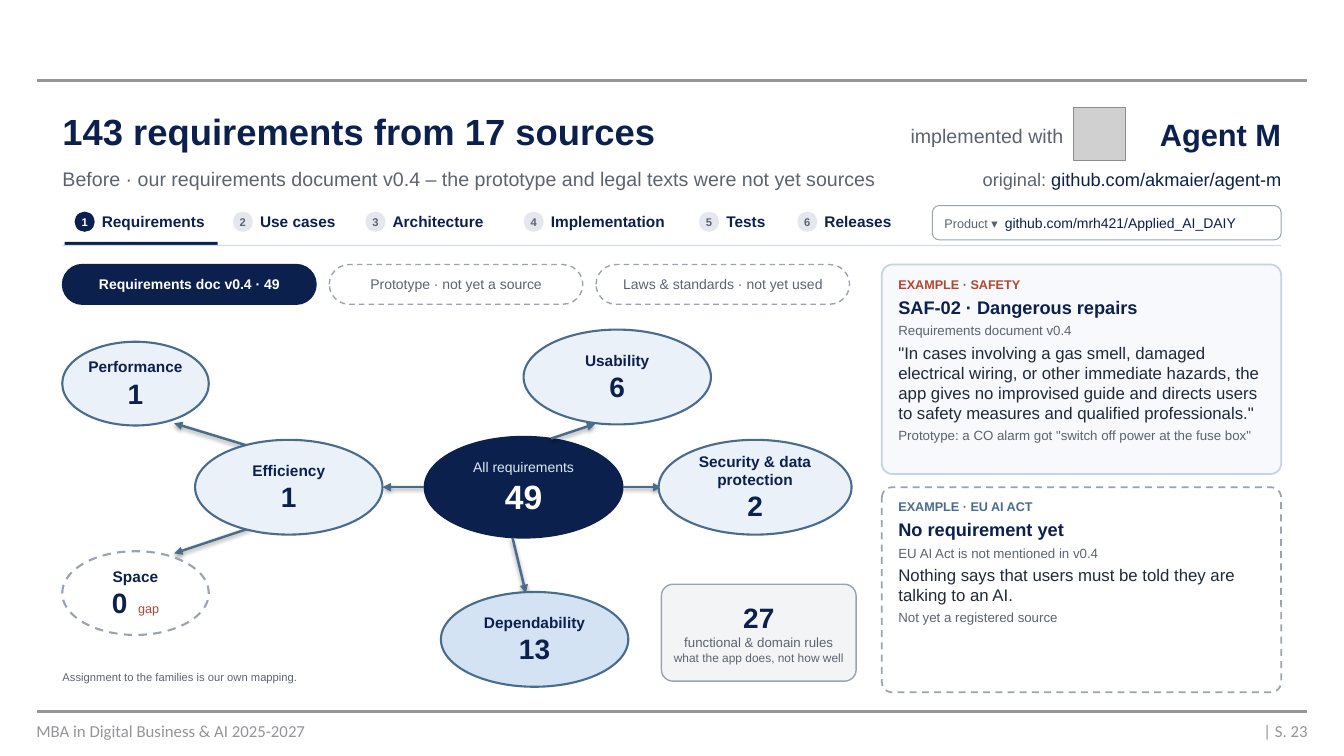
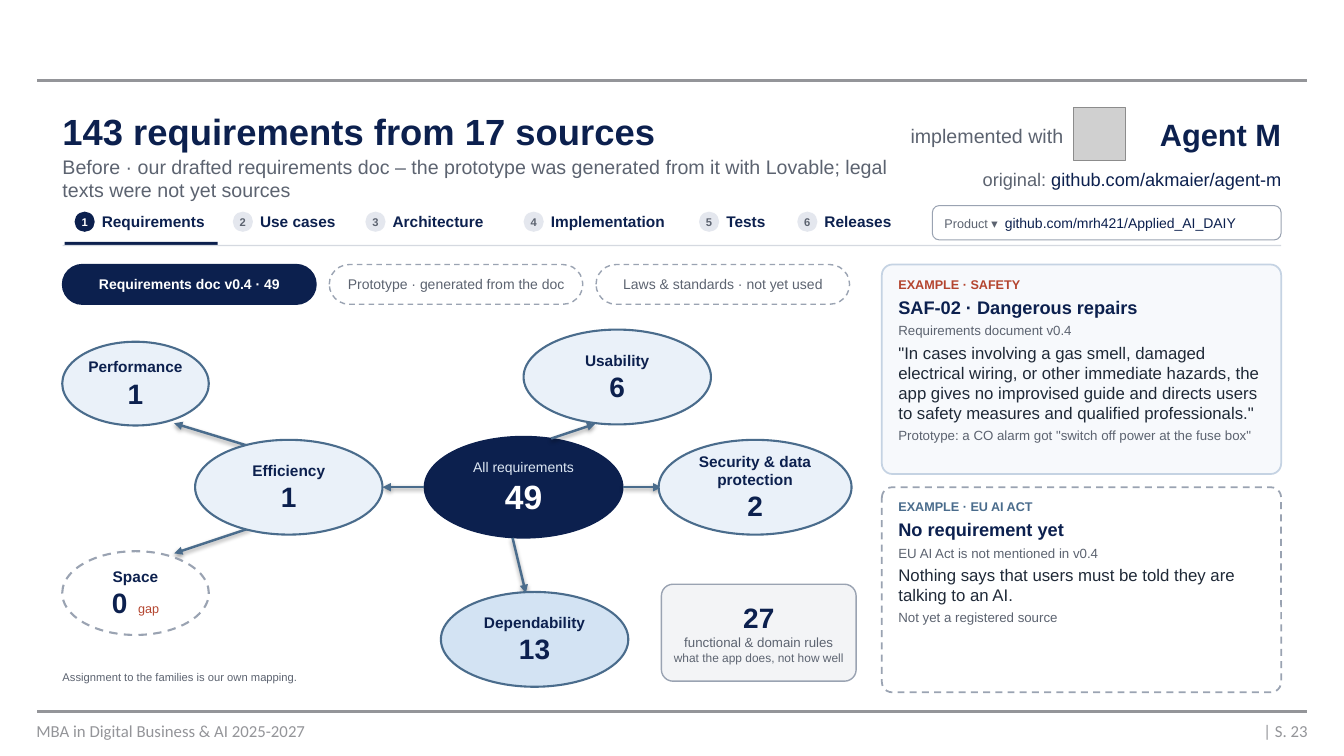
Before and after one commit to mrh421/Applied_AI_DAIY, a slide deck: slide 23 of presentation/DAIY_pre-presentation_v6.pptx. Drawn at 1344x756 pixels with LibreOffice and Linux fonts; fonts in the diff are those of the drawing; grey boxes stand for pictures; background and template pictures are left out. Boxes give left, top, right and bottom in pixels: in the first picture for what was removed or moved away, otherwise in the second. Text is boxed around its words. In the diff, an @@ line names an element or a change of style, - is before the commit and + after.

```diff
--- a/presentation/DAIY_pre-presentation_v6.pptx
+++ b/presentation/DAIY_pre-presentation_v6.pptx
@@ text at [62,160,886,201]: text changed @@
-Before · our requirements document v0.4 – the prototype and legal texts were not yet sources
+Before · our drafted requirements doc – the prototype was generated from it with Lovable; legal texts were not yet sources
@@ text in rounded rectangle at [348,279,565,292]: text changed @@
-Prototype · not yet a source
+Prototype · generated from the doc
```
Also in this commit, not shown: 1 other file.
